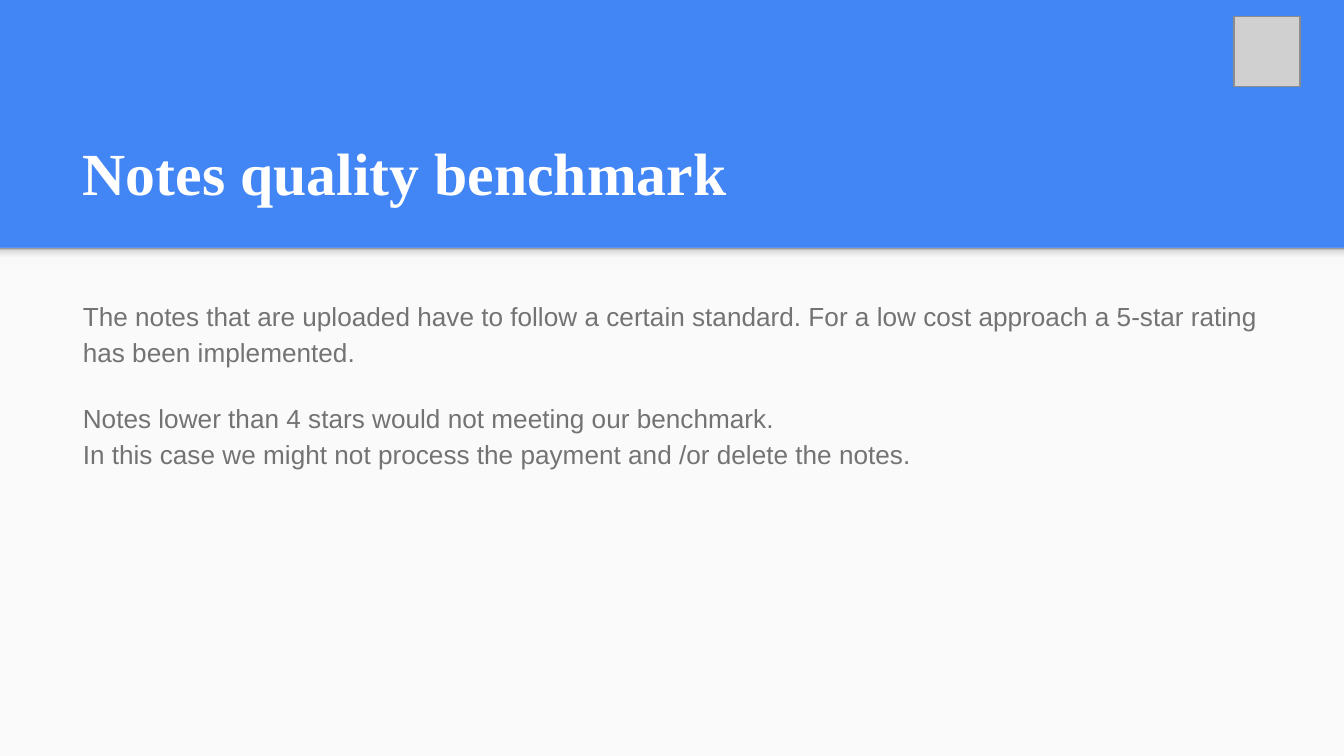
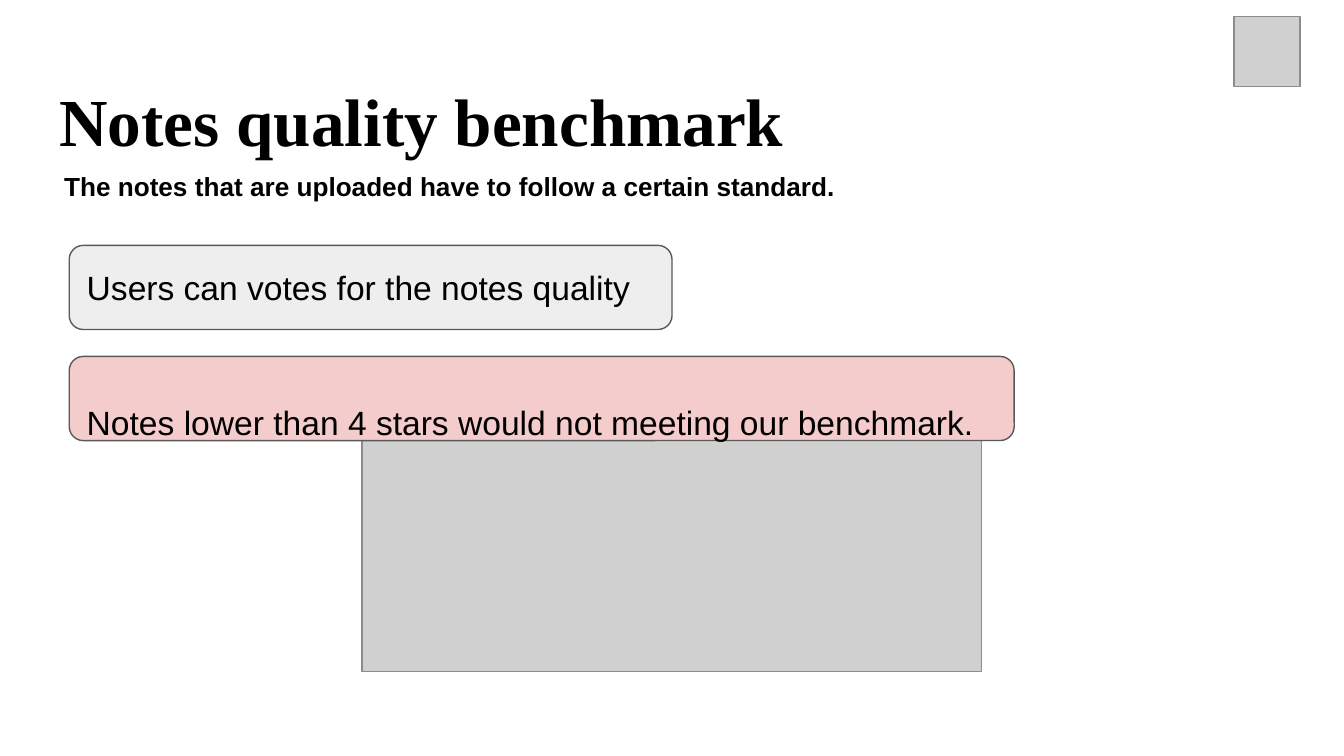
Before and after one commit to andreaardenti/Stusmart2, a slide deck: slide 8 of files/Final_Pitch.pptx (slide 9 before the commit). Drawn at 1344x756 pixels with LibreOffice and Linux fonts; fonts in the diff are those of the drawing; grey boxes stand for pictures. Boxes give left, top, right and bottom in pixels: in the first picture for what was removed or moved away, otherwise in the second. Text is boxed around its words. In the diff, an @@ line names an element or a change of style, - is before the commit and + after.

Commit message:
Pitch

```diff
--- a/files/Final_Pitch.pptx
+++ b/files/Final_Pitch.pptx
@@ background #4285F4 to #FFFFFF @@
@@ title "Notes quality benchmark": place and size @@
-title "Notes quality benchmark" at (83,153,726,207)
+title "Notes quality benchmark" at (59,99,783,158)
@@ title "Notes quality benchmark" at (59,99,783,158): size 32 to 36 pt, text colour #FFFFFF to #000000; vertical alignment bottom to top @@
@@ text added at (64,177,835,201), 14 pt, text #000000, bold @@
+The notes that are uploaded have to follow a certain standard.
@@ rectangle removed at (0,247,1344,755) @@
@@ rectangle removed at (0,247,1344,263) @@
@@ rounded rectangle added at (69,246,672,331), fill #EEEEEE, outline #595959 0.75 pt, 18 pt, text #000000 @@
+Users can votes for the notes quality
@@ text removed at (83,307,1256,470) @@
-The notes that are uploaded have to follow a certain standard. For a low cost approach a 5-star rating has been implemented.
-Notes lower than 4 stars would not meeting our benchmark.
-In this case we might not process the payment and /or delete the notes.
@@ rounded rectangle added at (69,356,1013,441), fill #F4CCCC, outline #595959 0.75 pt, 18 pt, text #000000 @@
+Notes lower than 4 stars would not meeting our benchmark.
@@ picture added at (362,429,981,672) @@
```
Also in this commit, not shown: 5 other slides changed, 7 slides added, 8 slides removed, 1 other file.
